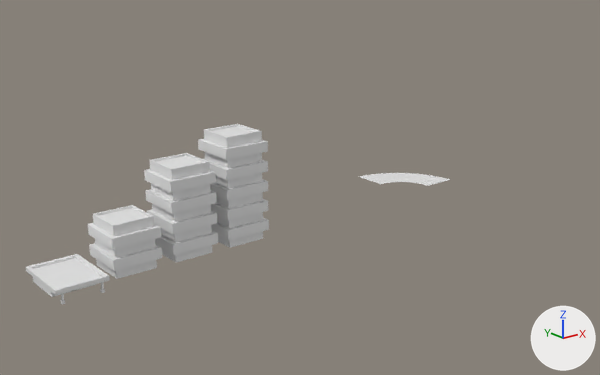
The Blender file Assets/Models/dome1.blend as it was, and as the next commit left it.
Rendered twice from a 50 mm camera at (-339.0, -325.0, 148.0) aimed at (-62.0, 21.0, 10.0). Lighting does not change. The marker at lower right points along +X, +Y and +Z.

The scene before the commit, as lines of its bpy script (objects in view):
```python
me_cube = bpy.data.meshes.new('Cube')
me_cube.from_pydata(...)  # 80 vertices, 78 faces; spans x -12.1..12.1, y -12.1..12.1, z 0.0..45.0
me_cube_001 = bpy.data.meshes.new('Cube.001')
me_cube_001.from_pydata(...)  # 48 vertices, 46 faces; spans x -12.0..12.0, y -12.0..12.0, z 0.0..25.0
me_cube_002 = bpy.data.meshes.new('Cube.002')
me_cube_002.from_pydata(...)  # 158 vertices, 151 faces; spans x -12.0..12.0, y -20.0..12.0, z 0.0..7.0
me_cube_005 = bpy.data.meshes.new('Cube.005')
me_cube_005.from_pydata(...)  # 96 vertices, 94 faces; spans x -12.1..12.1, y -12.1..12.1, z 0.0..55.0
me_segment = bpy.data.meshes.new('Segment')
me_segment.from_pydata(...)  # 98 vertices, 96 faces; spans x 0.0..40.0, y 0.0..40.0, z 0.0
ob_cube = bpy.data.objects.new('Cube', me_cube_001)
ob_cube.location = (-180.0, 0.0, 0.0)
ob_cube_001 = bpy.data.objects.new('Cube.001', me_cube_002)
ob_cube_001.location = (-210.0, 0.0, 0.0)
ob_house_distance_1 = bpy.data.objects.new('House_Distance_1', me_cube)
ob_house_distance_1.location = (-150.0, 0.0, 0.0)
ob_house_distance_1_001 = bpy.data.objects.new('House_Distance_1.001', me_cube_005)
ob_house_distance_1_001.location = (-120.0, 0.0, 0.0)
ob_segment = bpy.data.objects.new('Segment', me_segment)
ob_segment.location = (0.0, 0.0, 0.0)
```
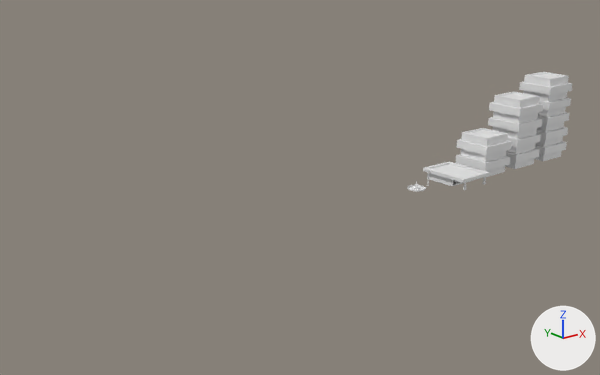
Diff of the bpy script that builds the scene:
```diff
--- a/Assets/Models/dome1.blend.py
+++ b/Assets/Models/dome1.blend.py
@@ me_circle @@
+me_circle.from_pydata(...)  # 168 vertices, 172 faces; spans x -5.64..5.64, y -5.64..5.64, z 0.0..5.17
@@ me_cube_007 @@
+me_cube_007.from_pydata(...)  # 68 vertices, 62 faces; spans x -1.5..1.5, y -9.5..1.0, z 0.0..32.9
@@ ob_house_distance_1 @@
 ob_house_distance_1 = bpy.data.objects.new('House_Distance_1', me_cube)
-ob_house_distance_1.location = (-150.0, 0.0, 0.0)
+ob_house_distance_1.location = (100.0, 0.0, 0.0)
@@ ob_cube @@
 ob_cube = bpy.data.objects.new('Cube', me_cube_001)
-ob_cube.location = (-180.0, 0.0, 0.0)
+ob_cube.location = (70.0, 0.0, 0.0)
@@ ob_cube_001 @@
 ob_cube_001 = bpy.data.objects.new('Cube.001', me_cube_002)
-ob_cube_001.location = (-210.0, 0.0, 0.0)
+ob_cube_001.location = (40.0, 0.0, 0.0)
@@ ob_house_distance_1_001 @@
 ob_house_distance_1_001 = bpy.data.objects.new('House_Distance_1.001', me_cube_005)
-ob_house_distance_1_001.location = (-120.0, 0.0, 0.0)
+ob_house_distance_1_001.location = (130.0, 0.0, 0.0)
@@ ob_segment @@
-ob_segment = bpy.data.objects.new('Segment', me_segment)
-ob_segment.location = (0.0, 0.0, 0.0)
@@ ob_circle @@
+ob_circle = bpy.data.objects.new('Circle', me_circle)
+ob_circle.location = (10.0, 0.0, 0.0)
@@ ob_streetlight @@
+ob_streetlight = bpy.data.objects.new('Streetlight', me_cube_007)
+ob_streetlight.location = (20.0, 0.0, 0.0)
+ob_streetlight.scale = (0.3, 0.3, 0.3)
```

Boxes [x1, y1, x2, y2] around the edits, measured in the pictures (600 x 375 px):
'House_Distance_1.001', moved: before [198, 124, 269, 248]; after [519, 72, 572, 161]
'House_Distance_1', moved: before [144, 153, 218, 262]; after [488, 92, 543, 169]
'Cube', moved: before [88, 205, 162, 279]; after [456, 128, 512, 177]
'Cube.001', moved: before [26, 254, 110, 304]; after [423, 161, 490, 190]
'Segment', deleted: before [360, 173, 450, 186]
'Circle', added: after [407, 181, 426, 192]
'Streetlight', added: after [427, 170, 433, 186]
